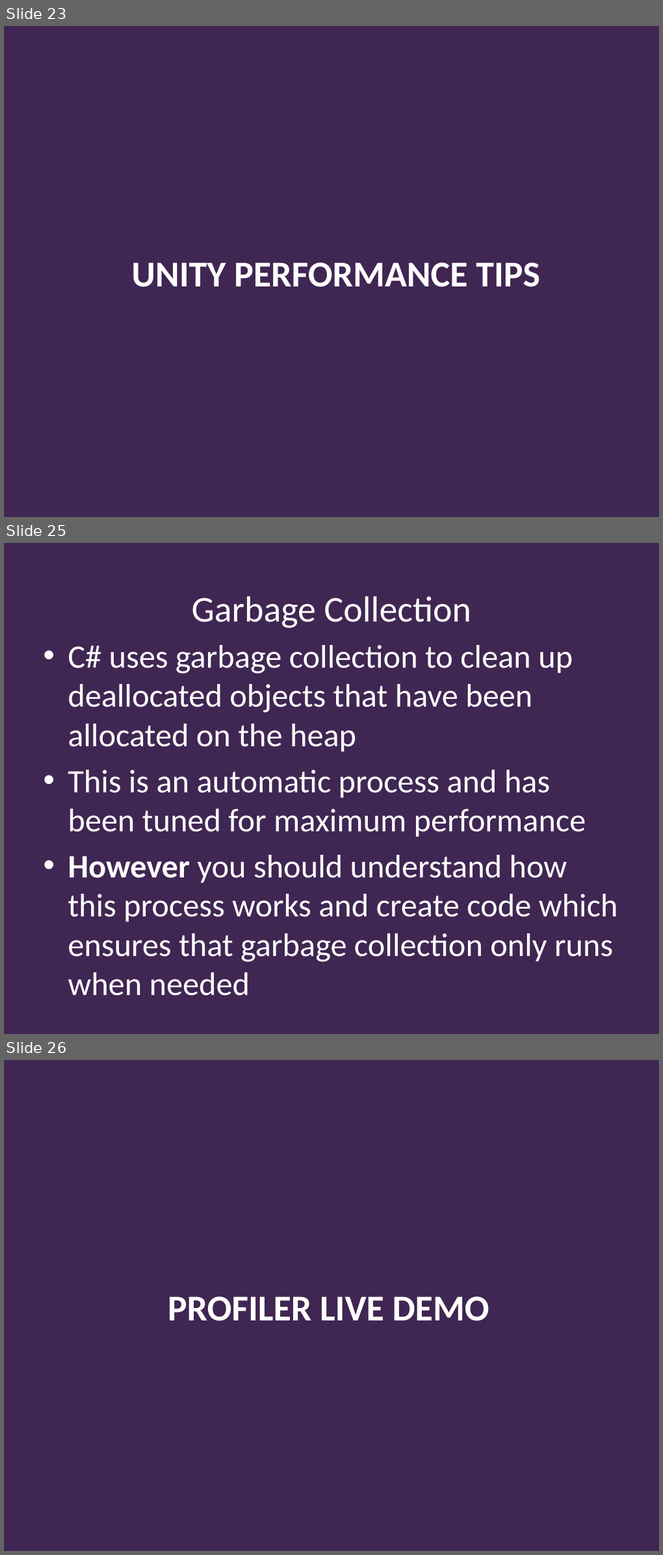
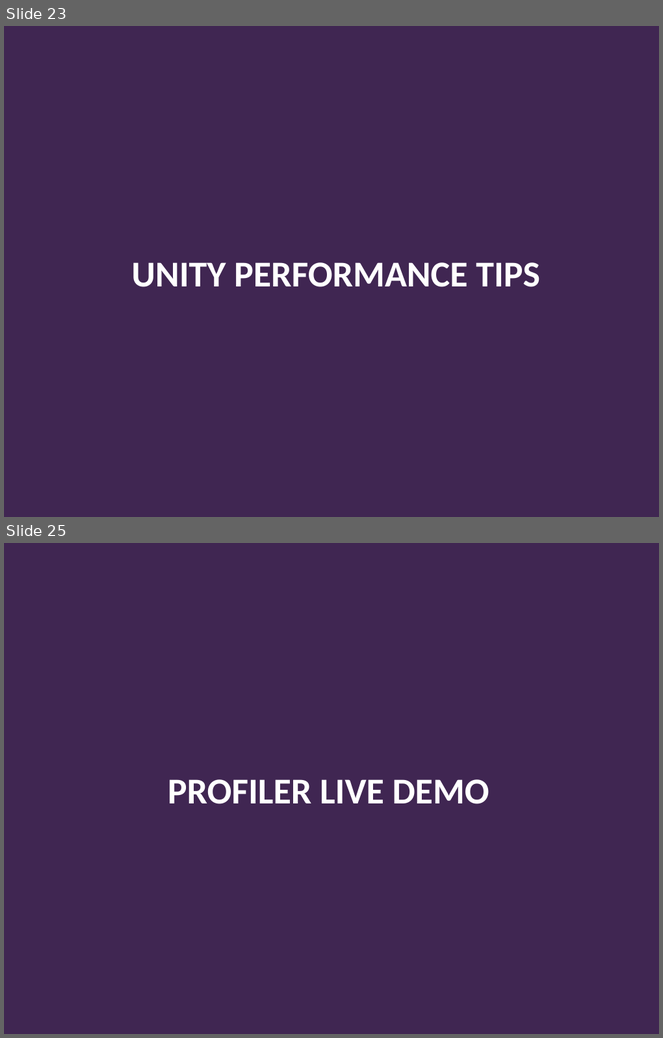
Before and after one commit to Falmouth-Games-Academy/bsc-course-materials, a slide deck: COMP140/08/2019-20-COMP140-08-lecture.pptx. Shown one above the other, each under a label of ours: slides 23, 25 and 26 before the commit, slides 23 and 25 after it; the slides between them are not shown. The pictures are 663x1555 and 663x1038 pixels, drawn with LibreOffice and Linux fonts; fonts in the diff are those of the drawing; background and template pictures are left out. Boxes give left, top, right and bottom in pixels: in the first picture for what was removed or moved away, otherwise in the second. Text is boxed around its words. In the diff, an @@ line names an element or a change of style, - is before the commit and + after.

```diff
--- a/COMP140/08/2019-20-COMP140-08-lecture.pptx
+++ b/COMP140/08/2019-20-COMP140-08-lecture.pptx
@@ slide 25 removed at (x1=4, y1=543, x2=659, y2=1034), background #402652 @@
@@ title removed at (x1=192, y1=596, x2=472, y2=628) @@
-Garbage Collection
@@ text removed at (x1=68, y1=645, x2=618, y2=996) @@
-• C# uses garbage collection to clean up deallocated objects that have been allocated on the heap
-• This is an automatic process and has been tuned for maximum performance
-• However you should understand how this process works and create code which ensures that garbage collection only runs when needed
@@ what was slide 26 is now slide 25 @@
```
Also in this commit, not shown: 2 slides changed, 1 slide added, 1 other file.
